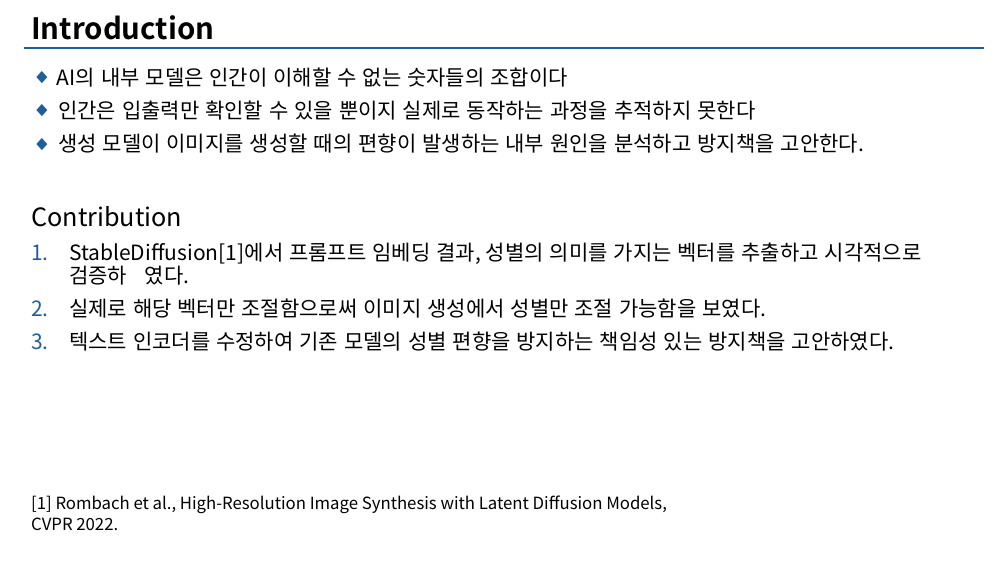
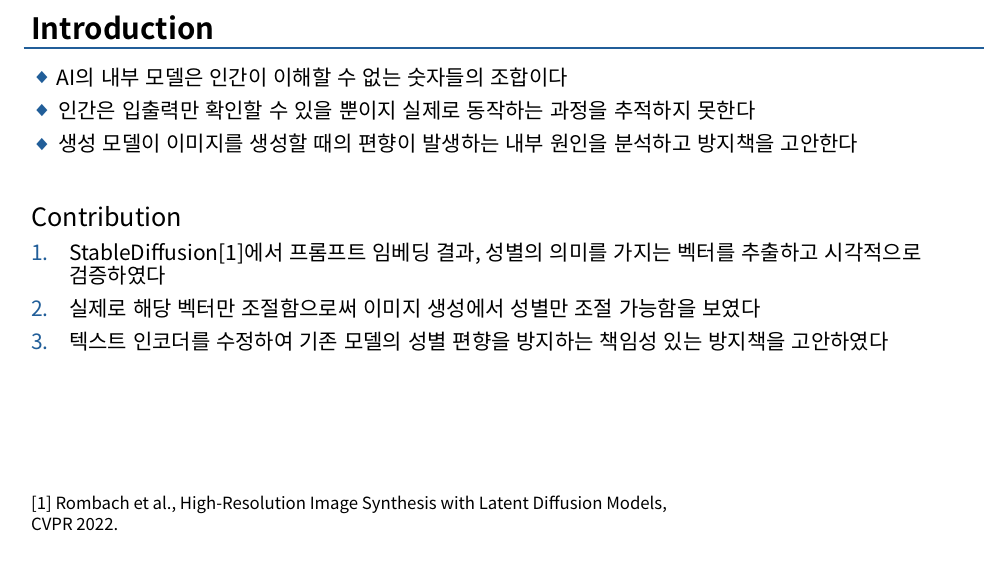
Before and after one commit to Sunjun2467/sd-bias, a slide deck: slide 3 of docs/3조_중간발표.pptx. Drawn at 1008x567 pixels with LibreOffice and Linux fonts; fonts in the diff are those of the drawing; background and template pictures are left out. Boxes give left, top, right and bottom in pixels: in the first picture for what was removed or moved away, otherwise in the second. Text is boxed around its words. In the diff, an @@ line names an element or a change of style, - is before the commit and + after.

Commit message:
modify ppt

```diff
--- a/docs/3조_중간발표.pptx
+++ b/docs/3조_중간발표.pptx
@@ text at (58,133,858,153): text changed @@
-◆ 생성 모델이 이미지를 생성할 때의 편향이 발생하는 내부 원인을 분석하고 방지책을 고안한다.
+◆ 생성 모델이 이미지를 생성할 때의 편향이 발생하는 내부 원인을 분석하고 방지책을 고안한다
@@ text at (69,242,922,351): text changed @@
-1. StableDiffusion[1]에서 프롬프트 임베딩 결과, 성별의 의미를 가지는 벡터를 추출하고 시각적으로 검증하 였다.
-2. 실제로 해당 벡터만 조절함으로써 이미지 생성에서 성별만 조절 가능함을 보였다.
-3. 텍스트 인코더를 수정하여 기존 모델의 성별 편향을 방지하는 책임성 있는 방지책을 고안하였다.
+1. StableDiffusion[1]에서 프롬프트 임베딩 결과, 성별의 의미를 가지는 벡터를 추출하고 시각적으로 검증하였다
+2. 실제로 해당 벡터만 조절함으로써 이미지 생성에서 성별만 조절 가능함을 보였다
+3. 텍스트 인코더를 수정하여 기존 모델의 성별 편향을 방지하는 책임성 있는 방지책을 고안하였다
```
Also in this commit, not shown: 4 other slides changed.
